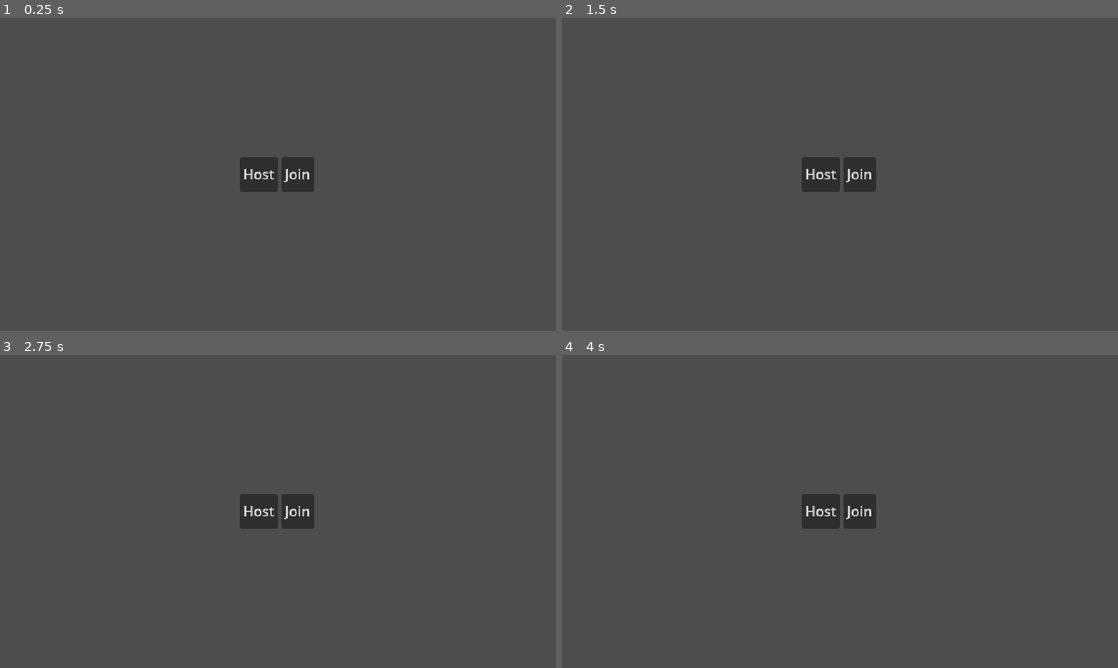
Above: before the commit, frames 1-4 (two rows, left to right).
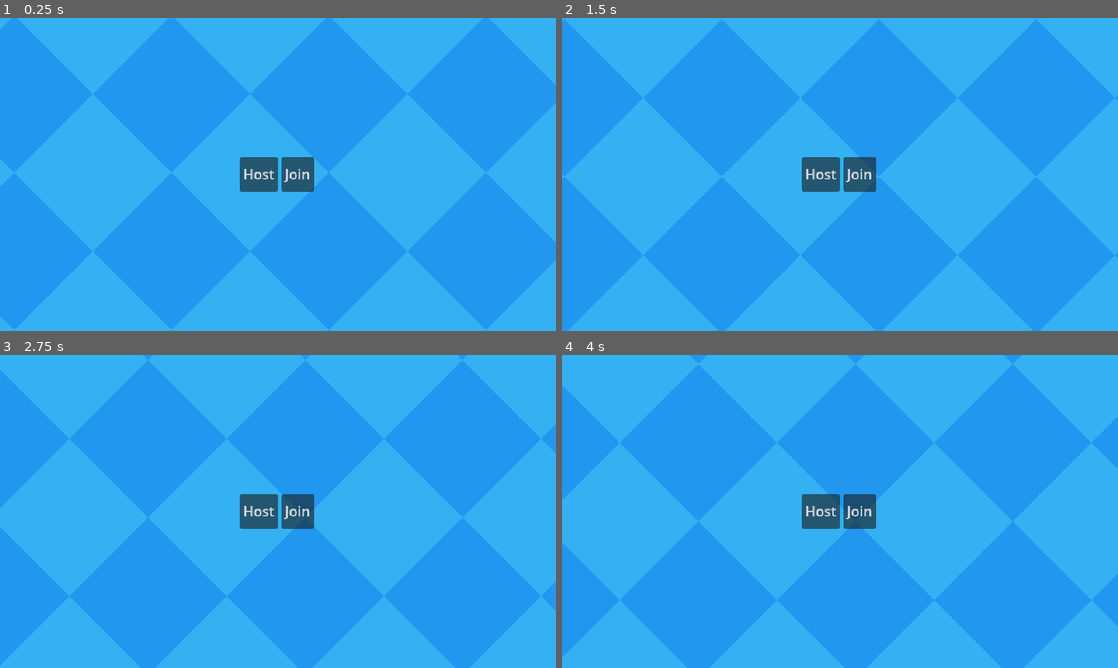
Above: after the commit, the same moments.

Repository: exglegaming/Multiplayer-Course
Game: Godot game, scene res://scenes/ui/main_menu/main_menu.tscn
Two runs of this game, one before a commit and one after it. Both use one fixed random seed, a clock stepped at 60 frames per second and the inputs below.
Inputs (mouse positions are in pixels of both pictures, inside the frame that each line leads up to):
- Up to frame 1 (0.25 s): no input
- Up to frame 2 (1.5 s): move the mouse to (962, 158) at 0.52 s; hold D (move_right) 0.53-1.28 s; click (962, 158) at 0.6 s; move the mouse to (728, 190) at 1.27 s; hold S (move_down) from 1.28 s (still down); click (728, 190) at 1.35 s
- Up to frame 3 (2.75 s): move the mouse to (333, 442) at 2.02 s; release S (move_down) at 2.03 s; hold D (move_right) from 2.03 s (still down); click (333, 442) at 2.1 s
- Up to frame 4 (4 s): move the mouse to (812, 574) at 2.77 s; release D (move_right) at 2.78 s; hold W (move_up) 2.78-3.53 s; click (812, 574) at 2.85 s; move the mouse to (1006, 558) at 3.52 s; hold A (move_left) from 3.53 s (still down); click (1006, 558) at 3.6 s

The runs differ from the first frame. In frame 1, 100% of the frame differs, in the area x 0-100%, y 0-100%; in frame 2, 100%; in frame 3, 100%; in frame 4, 100%.

Commit message:
added anuimated background

Diff:
--- a/project.godot
+++ b/project.godot
@@ -18,6 +18,7 @@
 [autoload]
 
 GameEvents="*res://scripts/autoload/game_events.gd"
+Background="*res://scenes/autoload/background.tscn"
 
 [debug]
 
@@ -35,6 +36,7 @@
 
 folder_colors={
 "res://assets/": "green",
+"res://resources/": "purple",
 "res://scenes/": "blue",
 "res://scripts/": "orange"
 }
--- /dev/null
+++ b/resources/shader/background.gdshader
@@ -0,0 +1,6 @@
+shader_type canvas_item;
+
+void fragment() {
+	vec4 color = texture(TEXTURE, UV + vec2(.04 * TIME, .02 * TIME));
+  COLOR = color;
+}
--- /dev/null
+++ b/scenes/autoload/background.tscn
@@ -0,0 +1,16 @@
+[gd_scene load_steps=4 format=3 uid="uid://denl34ol4ippq"]
+
+[ext_resource type="Shader" uid="uid://c1u6sj8qj54bt" path="res://resources/shader/background.gdshader" id="1_7d7aj"]
+[ext_resource type="Texture2D" uid="uid://djhjq6nklvvc6" path="res://assets/background/background.png" id="2_uaujw"]
+
+[sub_resource type="ShaderMaterial" id="ShaderMaterial_e8t4i"]
+shader = ExtResource("1_7d7aj")
+
+[node name="Background" type="Sprite2D"]
+texture_repeat = 2
+material = SubResource("ShaderMaterial_e8t4i")
+position = Vector2(325, 177)
+rotation = -0.7853982
+texture = ExtResource("2_uaujw")
+region_enabled = true
+region_rect = Rect2(0, 0, 1200, 1200)
Binary file added: assets/background/background.png
Not shown, added: assets/background/background.png.import
Not shown, added: resources/shader/background.gdshader.uid
